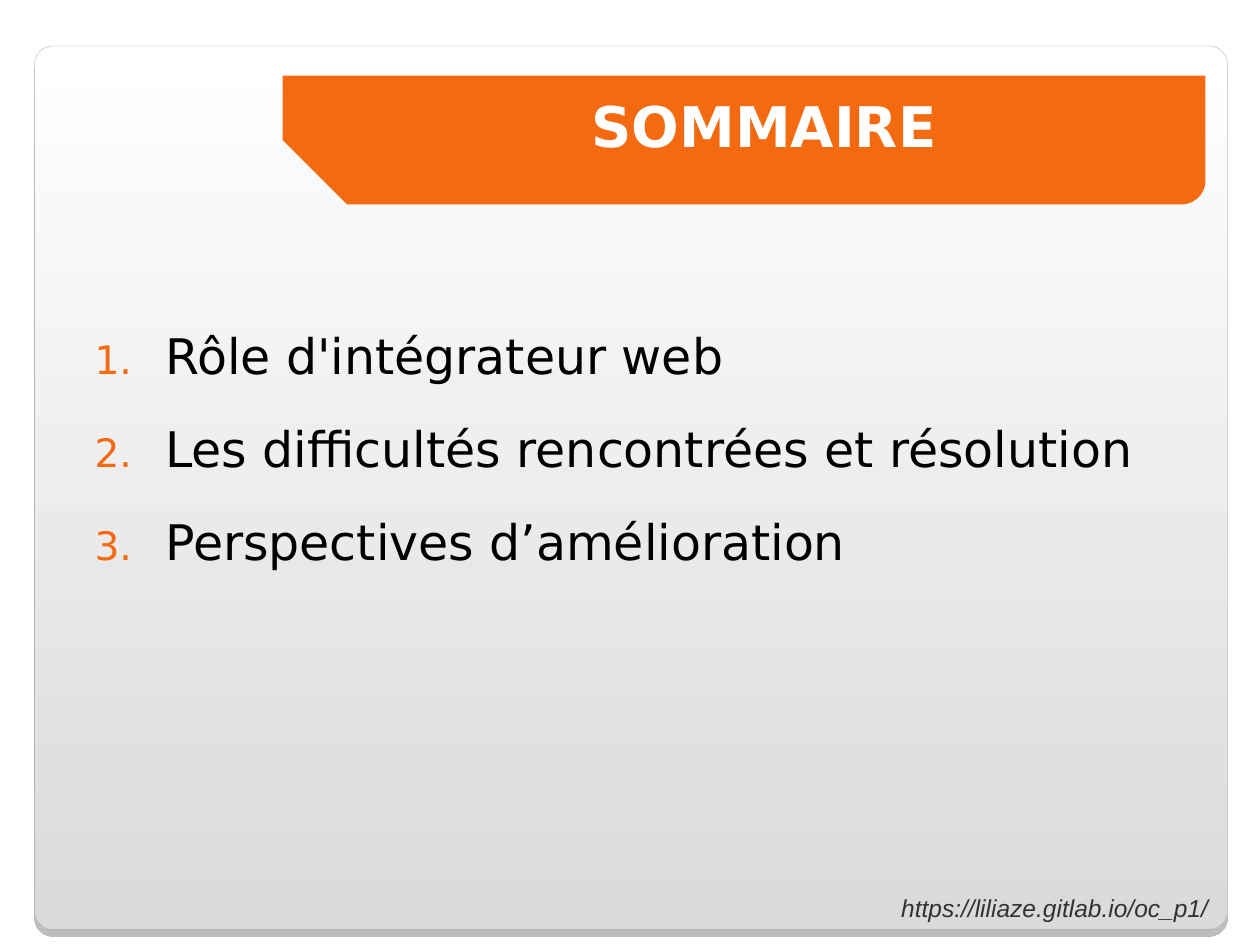
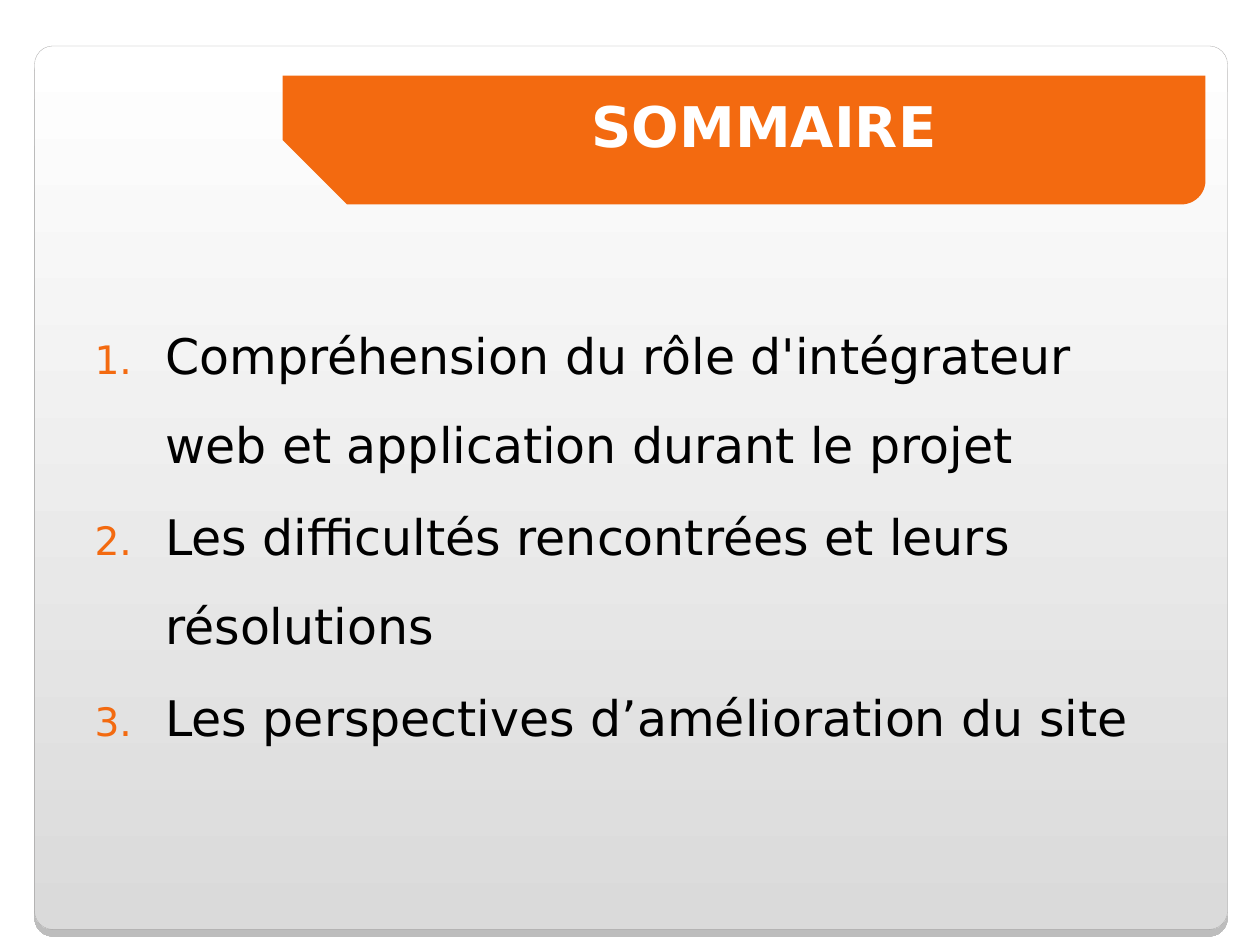
Before and after one commit to Liliaze/Recreer_une_maquette_OC_DWJ_P1, a slide deck: slide 2 of pres_soutenance.ppt. Drawn at 1260x945 pixels with LibreOffice and Linux fonts; fonts in the diff are those of the drawing; background and template pictures are left out. Boxes give left, top, right and bottom in pixels: in the first picture for what was removed or moved away, otherwise in the second. Text is boxed around its words. In the diff, an @@ line names an element or a change of style, - is before the commit and + after.

```diff
--- a/pres_soutenance.ppt
+++ b/pres_soutenance.ppt
@@ text at <box>165,334,1127,747</box>: text changed @@
-1. Rôle d'intégrateur web
-2. Les difficultés rencontrées et résolution
-3. Perspectives d’amélioration
+1. Compréhension du rôle d'intégrateur web et application durant le projet
+2. Les difficultés rencontrées et leurs résolutions
+3. Les perspectives d’amélioration du site
@@ text removed at <box>901,899,1208,922</box> @@
-https://liliaze.gitlab.io/oc_p1/
```
Also in this commit, not shown: 11 other slides changed, 3 slides added, 3 slides removed.
